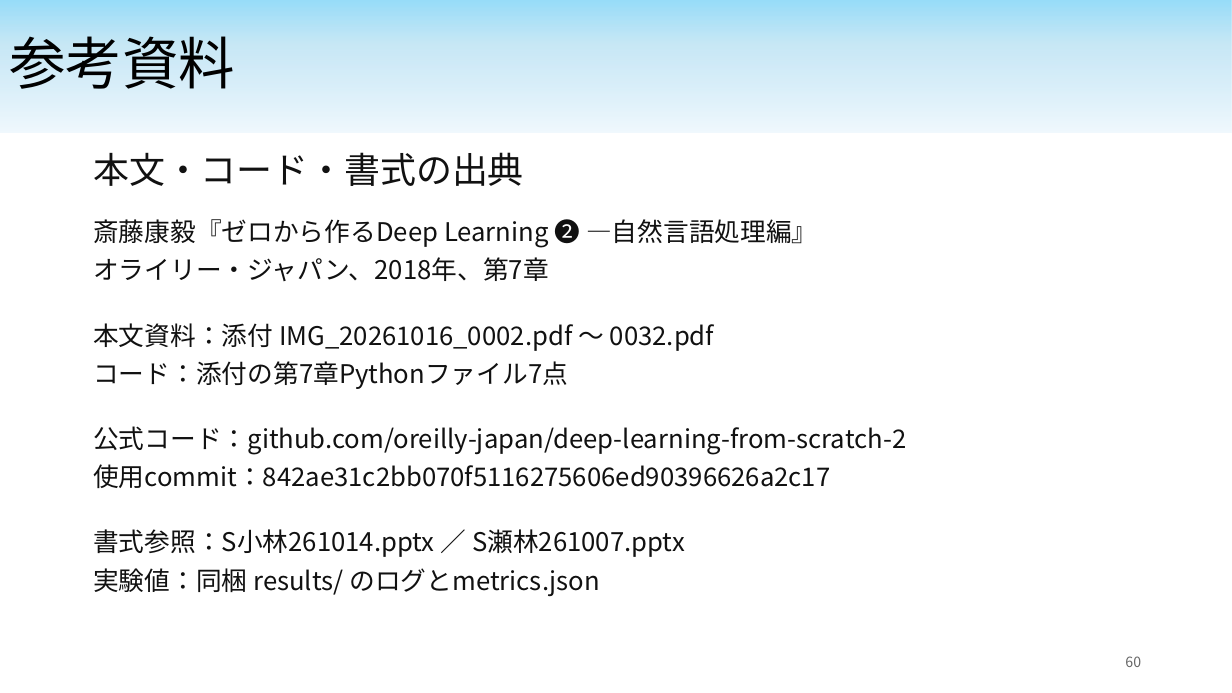
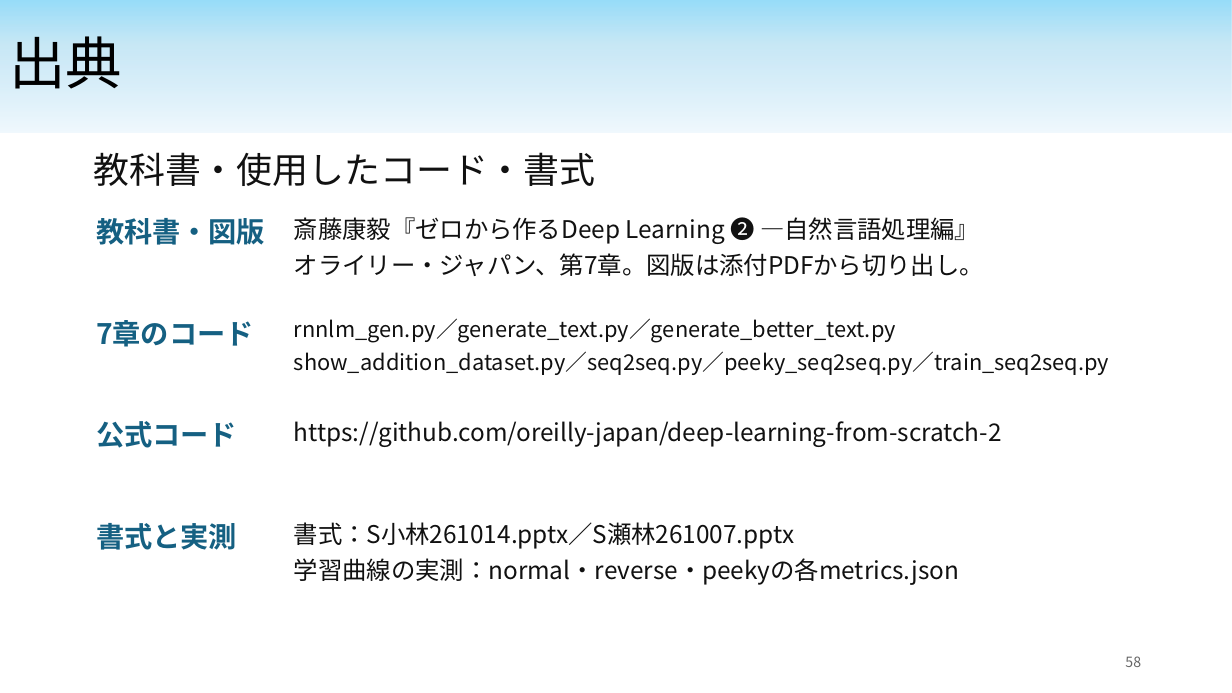
Before and after one commit to Yu-Tanahashi1226/----B-py, a slide deck: slide 58 of deliverables/chapter7/chapter7_sebayashi.pptx (slide 60 before the commit). Drawn at 1232x693 pixels with LibreOffice and Linux fonts; fonts in the diff are those of the drawing. Boxes give left, top, right and bottom in pixels: in the first picture for what was removed or moved away, otherwise in the second. Text is boxed around its words. In the diff, an @@ line names an element or a change of style, - is before the commit and + after.

```diff
--- a/deliverables/chapter7/chapter7_sebayashi.pptx
+++ b/deliverables/chapter7/chapter7_sebayashi.pptx
@@ title at (9,36,122,89): text changed @@
-参考資料
+出典
@@ text at (93,152,595,186): text changed @@
-本文・コード・書式の出典
+教科書・使用したコード・書式
@@ text "斎藤康毅『ゼロから作るDeep Learning ❷ ―自然言語処理編』": place and size @@
-text "斎藤康毅『ゼロから作るDeep Learning ❷ ―自然言語処理編』" at (93,215,817,281)
+text "斎藤康毅『ゼロから作るDeep Learning ❷ ―自然言語処理編』" at (294,213,984,276)
@@ text added at (96,218,265,245), 22 pt, text #156082, bold @@
+教科書・図版
@@ text at (294,213,979,244): size 20 to 19 pt in "斎藤康毅『ゼロから作るDeep Learning ❷ ―自然言語処理編』" @@
@@ text at (294,253,984,276): text changed; size 20 to 19 pt @@
-オライリー・ジャパン、2018年、第7章
+オライリー・ジャパン、第7章。図版は添付PDFから切り出し。
@@ text removed at (93,323,714,389) @@
-本文資料：添付 IMG_20261016_0002.pdf ～ 0032.pdf
-コード：添付の第7章Pythonファイル7点
@@ text added at (96,320,254,347), 22 pt, text #156082, bold @@
+7章のコード
@@ text added at (294,318,1110,375), 17 pt, text #111111 @@
+rnnlm_gen.py／generate_text.py／generate_better_text.py
+show_addition_dataset.py／seq2seq.py／peeky_seq2seq.py／train_seq2seq.py
@@ text added at (96,421,237,448), 22 pt, text #156082, bold @@
+公式コード
@@ text at (294,421,1002,447): text changed; size 20 to 19 pt @@
-公式コード：github.com/oreilly-japan/deep-learning-from-scratch-2
-使用commit：842ae31c2bb070f5116275606ed90396626a2c17
+https://github.com/oreilly-japan/deep-learning-from-scratch-2
@@ text added at (96,523,237,550), 22 pt, text #156082, bold @@
+書式と実測
@@ text at (294,522,959,585): text changed; size 20 to 19 pt @@
-書式参照：S小林261014.pptx ／ S瀬林261007.pptx
-実験値：同梱 results/ のログとmetrics.json
+書式：S小林261014.pptx／S瀬林261007.pptx
+学習曲線の実測：normal・reverse・peekyの各metrics.json
@@ text at (1125,656,1141,667): text changed @@
-60
+58
```
Also in this commit, not shown: 2 other slides changed, 55 slides added, 63 slides removed, 2 other files.
